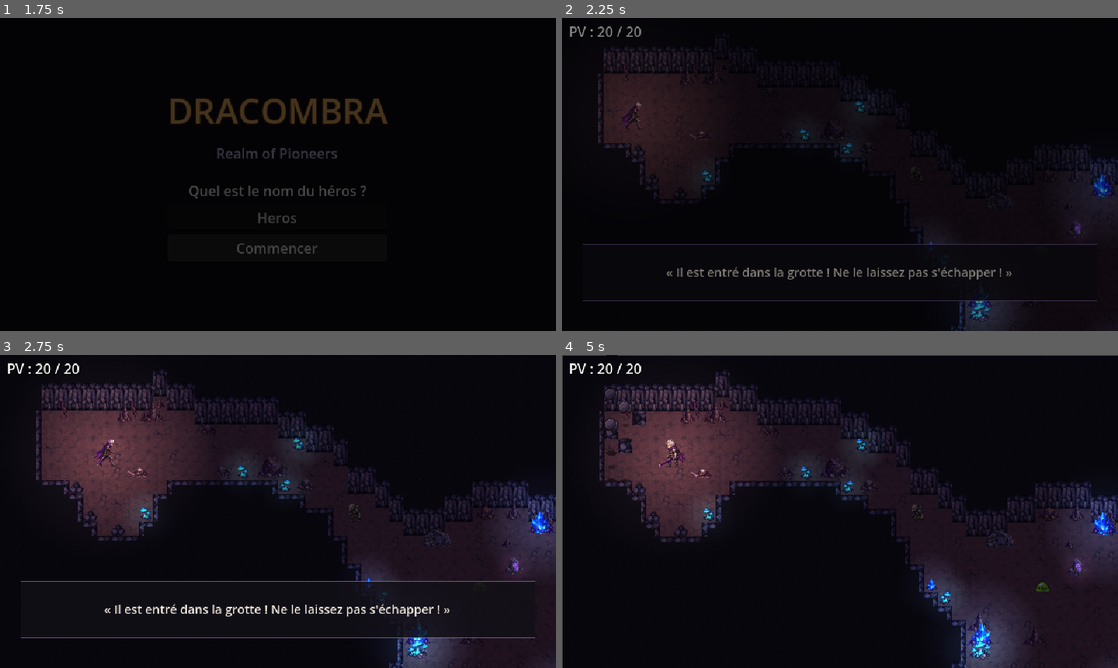
Above: before the commit, frames 1-4 (two rows, left to right).
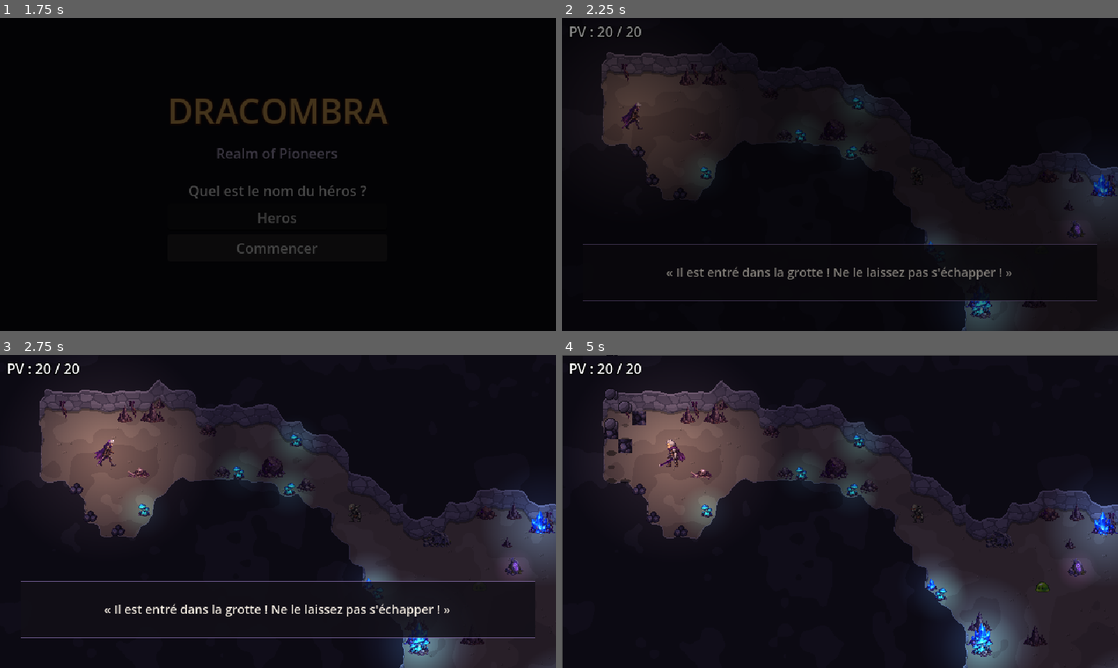
Above: after the commit, the same moments.

Repository: jyraia-sama/dracombra--realm-of-pioneers
Game: Godot game, scene res://scenes/ui/title_screen.tscn
Two runs of this game, one before a commit and one after it. Both use one fixed random seed, a clock stepped at 60 frames per second and the inputs below.
Inputs (mouse positions are in pixels of both pictures, inside the frame that each line leads up to):
- Up to frame 1 (1.75 s): click "Nouvelle partie" at 0.5 s; click "Commencer" at 1.25 s
- Up to frame 2 (2.25 s): move the mouse to (962, 158) at 2.02 s; press the mouse at (962, 158) at 2.03 s; hold D (move_right) from 2.03 s (still down)
- Up to frame 3 (2.75 s): keep holding D (move_right)
- Up to frame 4 (5 s): release D (move_right) at 2.75 s; release the mouse at (962, 495) at 2.75 s; drag from (728, 527) to (667, 455) at 2.77 s; move the mouse to (895, 442) at 3.52 s; hold D (move_right) 3.53-4.25 s; hold B (build) 3.53-4.25 s; drag from (812, 574) to (662, 452) at 4.27 s

Frame 1 is identical in both runs. In frame 2, 2.4% of the frame differs, in the area x 6-100%, y 8-100%; in frame 3, 13%; in frame 4, 14%, in the area x 6-100%, y 5-100%.

Commit message:
Falaises et grottes dessinées : bords naturels, pans de roche à facettes
Le calque Walls (grottes du prologue, montagne de la Sylve) est dessiné par le shader
du sol : dessus de la roche, pan tourné vers la caméra (facettes irrégulières,
arête claire, pied assombri), ombre portée au sol. Sol de grotte en aplats.
Les collisions restent celles des cases.

Co-Authored-By: Claude Opus 5.5 <noreply@anthropic.com>
Claude-Session: https://claude.ai/code/session_01KBJV5MgMfYCUGu2ekBiNVK

Diff:
--- a/assets/shaders/organic_ground.gdshader
+++ b/assets/shaders/organic_ground.gdshader
@@ -7,7 +7,7 @@
 //   R = source de la tuile, G = colonne, B = ligne dans l'atlas (x / 255),
 //   A = matériau + 1 (0 = case vide).
 
-render_mode unshaded;
+
 
 uniform sampler2D types : filter_nearest;
 uniform sampler2D atlas0 : filter_nearest;
@@ -28,6 +28,9 @@
 const int PAVING = 6;
 const int SLABS = 7;
 const int RUBBLE = 8;
+const int ROCK = 9;
+const int CAVE = 10;
+const int LAIR = 11;
 
 float hash(ivec2 p) {
 	int h = p.x * 374761393 + p.y * 668265263 + seed * 2147483;
@@ -59,7 +62,7 @@
 }
 
 bool organic(int m) {
-	return m == GRASS || m == FOREST || m == DIRT || m == RUBBLE || m == PAVING;
+	return m == GRASS || m == FOREST || m == DIRT || m == RUBBLE || m == PAVING || m == ROCK || m == CAVE || m == LAIR;
 }
 
 // La case dont on prend le dessin pour le pixel `px` (coordonnées en pixels du calque).
@@ -136,6 +139,17 @@
 // taches douces, quelques touffes et fleurs. Les détails et le contraste sont laissés
 // aux objets (arbres, ruines, maisons), qui ressortent sur un sol tranquille.
 uniform bool painted = true;
+// Falaises (roche du calque Walls) : dessus, pan de roche tourné vers la caméra.
+uniform vec3 rock_top = vec3(0.16, 0.14, 0.19);
+uniform vec3 rock_top_light = vec3(0.22, 0.20, 0.26);
+uniform vec3 rock_face = vec3(0.42, 0.38, 0.44);
+uniform vec3 rock_face_dark = vec3(0.30, 0.27, 0.33);
+uniform vec3 rock_face_light = vec3(0.55, 0.50, 0.55);
+uniform int face_height = 14;
+// Sol de grotte.
+uniform vec3 cave_floor = vec3(0.42, 0.36, 0.34);
+uniform vec3 cave_floor_dark = vec3(0.37, 0.31, 0.30);
+uniform vec3 cave_floor_light = vec3(0.47, 0.41, 0.38);
 
 vec3 rgb(int r, int g, int b) {
 	return vec3(float(r), float(g), float(b)) / 255.0;
@@ -303,6 +317,18 @@
 		}
 		return c;
 	}
+	if (m == CAVE || m == LAIR) {
+		int lv = patch_level(px, 61);
+		vec3 c = lv == 0 ? cave_floor_dark : (lv == 2 ? cave_floor_light : cave_floor);
+		if (m == LAIR) {
+			c = mix(c, vec3(0.50, 0.24, 0.18), 0.35);
+		}
+		int d = decal(px, 9, 0.14, 6, k);
+		if (d > 0 && k != 1) {
+			c = d == 2 ? c * 1.18 : c * 0.78;
+		}
+		return c;
+	}
 	if (m == PAVING) {
 		return cobble(px);
 	}
@@ -313,14 +339,76 @@
 }
 
 bool is_painted(int m) {
-	return painted && m >= GRASS && m <= RUBBLE && m != FORD;
+	return painted && m >= GRASS && m != FORD && m != ROCK;
+}
+
+// Une falaise : le dessus de la roche, et sur son bord sud un pan vertical de
+// `face_height` pixels, avec des strates, des fissures et une arête claire.
+vec4 rock_color(ivec2 px) {
+	int below = 0;
+	for (int i = 1; i <= 28; i++) {
+		if (i > face_height) {
+			break;
+		}
+		if (material_at(px + ivec2(0, i)) != ROCK) {
+			below = i;
+			break;
+		}
+	}
+	if (below > 0) {
+		// Le pan de roche. depth : 0 en haut du pan, face_height - 1 au pied.
+		int depth = face_height - below;
+		// Facettes de roche irrégulières (cellules de Voronoï étirées), fissures sombres,
+		// arête claire en haut de chaque facette, plus sombre vers le pied.
+		vec2 q = vec2(float(px.x) / 1.35, float(depth) + float(px.y) * 0.0);
+		q.y = float(px.y);
+		float d1;
+		float d2;
+		ivec2 cell = cobble_cell(q * vec2(7.0 / 10.0, 7.0 / 9.0) + vec2(0.5), d1, d2);
+		float a1;
+		float a2;
+		ivec2 above = cobble_cell((q + vec2(0.0, -1.0)) * vec2(7.0 / 10.0, 7.0 / 9.0) + vec2(0.5), a1, a2);
+		float t = hash(cell + ivec2(13, 31));
+		vec3 c = t < 0.33 ? rock_face : (t < 0.66 ? mix(rock_face, rock_face_light, 0.35) : mix(rock_face, rock_face_dark, 0.4));
+		if (above != cell) {
+			c = mix(c, rock_face_light, 0.6);
+		}
+		if (d2 - d1 < 0.8) {
+			c = rock_face_dark;
+		}
+		if (depth <= 1) {
+			c = rock_face_light;
+		} else if (depth >= face_height - 6) {
+			c = mix(c, rock_face_dark, 0.35);
+		}
+		// Le pied du pan s'assombrit.
+		if (below <= 2) {
+			c *= 0.75;
+		}
+		return vec4(c, 1.0);
+	}
+	// Dessus de la roche, avec un liseré clair là où il borde le sol (nord, est, ouest).
+	bool edge = material_at(px + ivec2(0, -1)) != ROCK || material_at(px + ivec2(1, 0)) != ROCK
+		|| material_at(px + ivec2(-1, 0)) != ROCK;
+	if (edge) {
+		return vec4(rock_face_light * 0.8, 1.0);
+	}
+	int lv = patch_level(px, 91);
+	return vec4(lv == 2 ? rock_top_light : rock_top, 1.0);
 }
 
 void fragment() {
 	ivec2 size = textureSize(types, 0) * tile;
 	ivec2 px = ivec2(floor(UV * vec2(size)));
 	int m = material_at(px);
+	if (m == ROCK) {
+		COLOR = rock_color(px);
+	} else {
 	vec4 col = is_painted(m) ? vec4(painted_color(m, px), 1.0) : tile_pixel(px);
+	// Ombre portée au pied des falaises.
+	if (material_at(px + ivec2(0, -1)) == ROCK || material_at(px + ivec2(0, -2)) == ROCK) {
+		col.rgb *= 0.7;
+	}
 	int up = material_at(px + ivec2(0, -1));
 	int dn = material_at(px + ivec2(0, 1));
 	int lf = material_at(px + ivec2(-1, 0));
@@ -350,4 +438,5 @@
 		col.rgb *= 0.85;
 	}
 	COLOR = col;
-}
+	}
+}
--- a/scenes/levels/prologue/cave_entrance.gd
+++ b/scenes/levels/prologue/cave_entrance.gd
@@ -17,6 +17,8 @@
 
 func _ready() -> void:
 	super()
+	# Sol et parois dessinés (bords naturels, falaises).
+	GroundPainter.apply(self, $Ground, &"cave", $Walls)
 	if Game.has_flag(&"prologue_intro_done"):
 		get_player().global_position = respawn_position
 		return
--- a/scenes/levels/prologue/horde_tunnel.gd
+++ b/scenes/levels/prologue/horde_tunnel.gd
@@ -51,6 +51,8 @@
 
 func _ready() -> void:
 	super()
+	# Sol et parois dessinés (bords naturels, falaises).
+	GroundPainter.apply(self, $Ground, &"cave", $Walls)
 	var player := get_player()
 	# Le héros ne peut pas mourir ici : il doit fuir, pas tomber.
 	player.health.min_health = 1
--- a/scenes/levels/prologue/solakor_lair.gd
+++ b/scenes/levels/prologue/solakor_lair.gd
@@ -32,6 +32,8 @@
 
 func _ready() -> void:
 	super()
+	# Sol et parois dessinés (bords naturels, falaises).
+	GroundPainter.apply(self, $Ground, &"cave", $Walls)
 	var player := get_player()
 	# Le héros ne peut pas mourir ici : c'est une scène d'histoire.
 	player.health.min_health = 1
--- a/scenes/levels/prologue/wounded_passage.gd
+++ b/scenes/levels/prologue/wounded_passage.gd
@@ -22,6 +22,8 @@
 
 func _ready() -> void:
 	super()
+	# Sol et parois dessinés (bords naturels, falaises).
+	GroundPainter.apply(self, $Ground, &"cave", $Walls)
 	_darkness = get_node_or_null("Darkness") as CanvasModulate
 	if _darkness:
 		_dark_color = _darkness.color
--- a/scenes/levels/sylve/sylve.gd
+++ b/scenes/levels/sylve/sylve.gd
@@ -28,7 +28,7 @@
 func _ready() -> void:
 	super()
 	# Sol aux bords organiques (plus d'effet de grille).
-	GroundPainter.apply(self, $Ground, &"sylve")
+	GroundPainter.apply(self, $Ground, &"sylve", $Walls)
 	var gate := get_node_or_null("ExitToDracombra") as LevelExit
 	if Game.has_flag(&"prologue_done"):
 		_start_free_play()
--- a/scripts/world/ground_painter.gd
+++ b/scripts/world/ground_painter.gd
@@ -10,29 +10,45 @@
 
 const SHADER := preload("res://assets/shaders/organic_ground.gdshader")
 
-enum Mat { NONE, GRASS, FOREST, DIRT, WATER, FORD, PAVING, SLABS, RUBBLE }
+enum Mat { NONE, GRASS, FOREST, DIRT, WATER, FORD, PAVING, SLABS, RUBBLE, ROCK, CAVE, LAIR }
 
 ## Petits décors déplacés de quelques pixels, pour casser l'alignement sur la grille.
 const JITTER_PREFIXES := ["Deco", "TallGrass", "Bush", "Flowers", "FlaxPlant", "Mushroom", "Herb", "Fern", "Pebble", "Stone"]
 
 var _layer: TileMapLayer
+var _walls: TileMapLayer
+
+## Couleurs des falaises et du sol de grotte selon le lieu.
+const LOOKS := {
+	&"sylve": {"rock_top": Color8(58, 82, 48), "rock_top_light": Color8(70, 96, 54),
+		"rock_face": Color8(132, 124, 112), "rock_face_dark": Color8(98, 90, 84), "rock_face_light": Color8(168, 160, 142)},
+	&"cave": {"rock_top": Color8(34, 30, 42), "rock_top_light": Color8(44, 40, 54),
+		"rock_face": Color8(104, 94, 112), "rock_face_dark": Color8(76, 68, 86), "rock_face_light": Color8(140, 128, 146),
+		"cave_floor": Color8(110, 94, 88), "cave_floor_dark": Color8(98, 82, 78), "cave_floor_light": Color8(122, 106, 98)},
+}
 
 
 ## Pose le sol organique sous `layer`. tileset_kind : &"sylve" ou &"city".
-static func apply(level: Node2D, layer: TileMapLayer, tileset_kind: StringName) -> GroundPainter:
+## walls : facultatif, le calque des falaises (roche), dessinées elles aussi.
+static func apply(level: Node2D, layer: TileMapLayer, tileset_kind: StringName, walls: TileMapLayer = null) -> GroundPainter:
 	var p := GroundPainter.new()
 	p.name = "OrganicGround"
 	p._layer = layer
+	p._walls = walls
 	p._build(tileset_kind)
 	level.add_child(p)
 	level.move_child(p, layer.get_index() + 1)
 	layer.self_modulate.a = 0.0
+	if walls:
+		walls.self_modulate.a = 0.0
 	_jitter_props(level)
 	return p
 
 
 func _build(kind: StringName) -> void:
 	var used := _layer.get_used_rect()
+	if _walls:
+		used = used.merge(_walls.get_used_rect())
 	var img := Image.create(used.size.x, used.size.y, false, Image.FORMAT_RGBA8)
 	img.fill(Color(0, 0, 0, 0))
 	var rng := RandomNumberGenerator.new()
@@ -45,6 +61,10 @@
 		var coords: Vector2i = picked[1]
 		var c := cell - used.position
 		img.set_pixel(c.x, c.y, Color8(src, coords.x, coords.y, mat + 1 if mat != Mat.NONE else 0))
+	if _walls:
+		for cell in _walls.get_used_cells():
+			var c := cell - used.position
+			img.set_pixel(c.x, c.y, Color8(0, 0, 0, Mat.ROCK + 1))
 	texture = ImageTexture.create_from_image(img)
 	texture_filter = CanvasItem.TEXTURE_FILTER_NEAREST
 	centered = false
@@ -61,12 +81,17 @@
 			if i < _layer.tile_set.get_source_count() else null
 		if source:
 			sm.set_shader_parameter("atlas%d" % _layer.tile_set.get_source_id(i), source.texture)
+	var look: Dictionary = LOOKS.get(kind, {})
+	sm.set_shader_parameter("face_height", 22 if kind == &"cave" else 18)
+	for key in look:
+		var col: Color = look[key]
+		sm.set_shader_parameter(key, Vector3(col.r, col.g, col.b))
 	material = sm
 
 
 ## [matériau, coordonnées de la tuile à dessiner].
 func _classify(kind: StringName, src: int, at: Vector2i, rng: RandomNumberGenerator) -> Array:
-	if src == 0:
+	if kind != &"cave" and src == 0:
 		# Atlas de la Sylve (aussi utilisé pour l'herbe de Dracombra).
 		match at.y:
 			0:
@@ -85,6 +110,8 @@
 				return [Mat.WATER, Vector2i(rng.randi_range(0, 3), 3)]
 			6, 7:
 				return [Mat.DIRT, Vector2i(rng.randi_range(0, 3), 2)]
+	elif kind == &"cave":
+		return [Mat.LAIR if at.y == 5 else Mat.CAVE, at]
 	elif kind == &"city" and src == 1:
 		match at.y:
 			0, 1:
